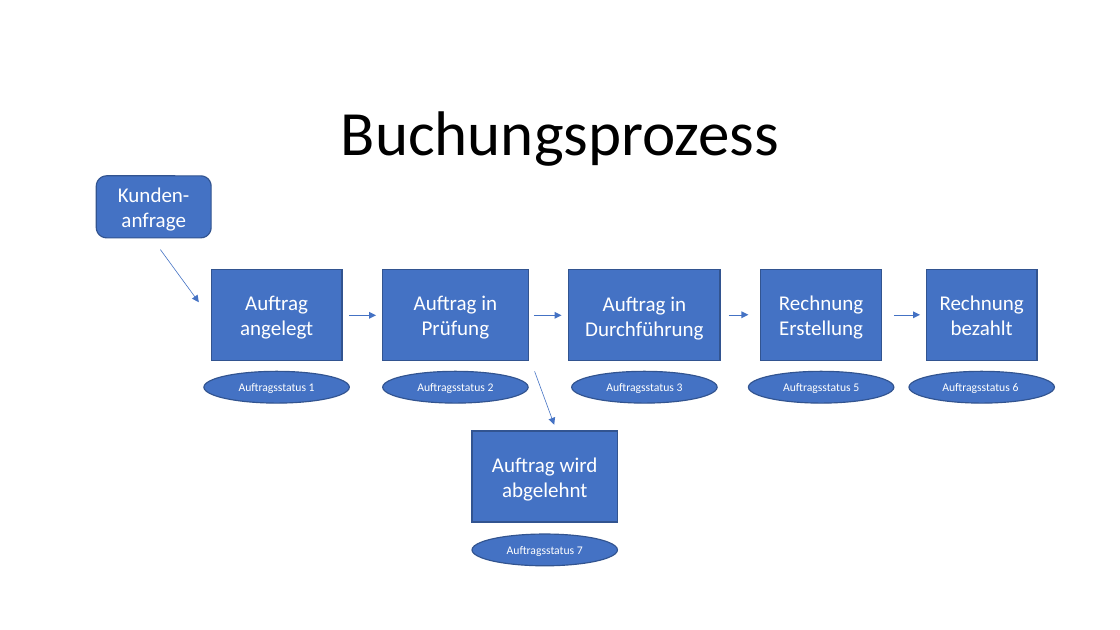
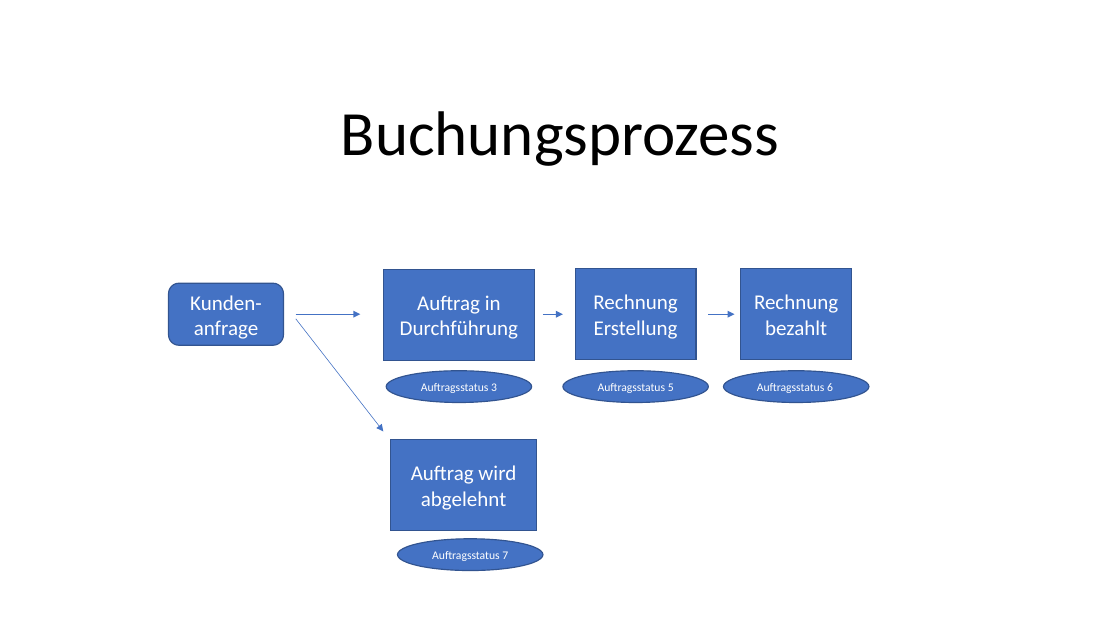
Before and after one commit to rkupffer/TierTaxi, a slide deck: slide 2 of Buchungsprozess.pptx (slide 1 before the commit). Drawn at 1120x630 pixels with LibreOffice and Linux fonts; fonts in the diff are those of the drawing. Boxes give left, top, right and bottom in pixels: in the first picture for what was removed or moved away, otherwise in the second. Text is boxed around its words. In the diff, an @@ line names an element or a change of style, - is before the commit and + after.

Commit message:
neuer Buchungsprozess

```diff
--- a/Buchungsprozess.pptx
+++ b/Buchungsprozess.pptx
@@ rounded rectangle "Kunden-anfrage": place and size @@
-rounded rectangle "Kunden-anfrage" at <box>97,176,212,238</box>
+rounded rectangle "Kunden-anfrage" at <box>169,283,284,345</box>
@@ rectangle removed at <box>211,270,342,360</box> @@
-Auftrag angelegt
@@ rectangle removed at <box>383,270,528,360</box> @@
-Auftrag in Prüfung
@@ arrow moved from (534, 371) - (555, 425) to (296, 318) - (383, 432) @@
@@ arrow moved from (160, 250) - (199, 302) to (296, 314) - (360, 314) @@
@@ arrow removed from (350, 315) to (376, 315) @@
@@ arrow removed from (534, 315) to (561, 315) @@
@@ 3 rectangles, 3 ellipses, 2 arrows: place and size @@
-3 rectangles, 3 ellipses, 2 arrows at <box>569,270,1054,403</box>
+3 rectangles, 3 ellipses, 2 arrows at <box>383,269,869,402</box>
@@ ellipse removed at <box>204,371,350,403</box> @@
-Auftragsstatus 1
@@ ellipse removed at <box>383,371,528,403</box> @@
-Auftragsstatus 2
@@ rectangle "Auftrag wird abgelehnt": place and size @@
-rectangle "Auftrag wird abgelehnt" at <box>472,431,618,522</box>
+rectangle "Auftrag wird abgelehnt" at <box>391,439,536,530</box>
@@ ellipse "Auftragsstatus 7": place and size @@
-ellipse "Auftragsstatus 7" at <box>472,534,618,566</box>
+ellipse "Auftragsstatus 7" at <box>397,539,543,571</box>
```
Also in this commit, not shown: 2 slides added.
